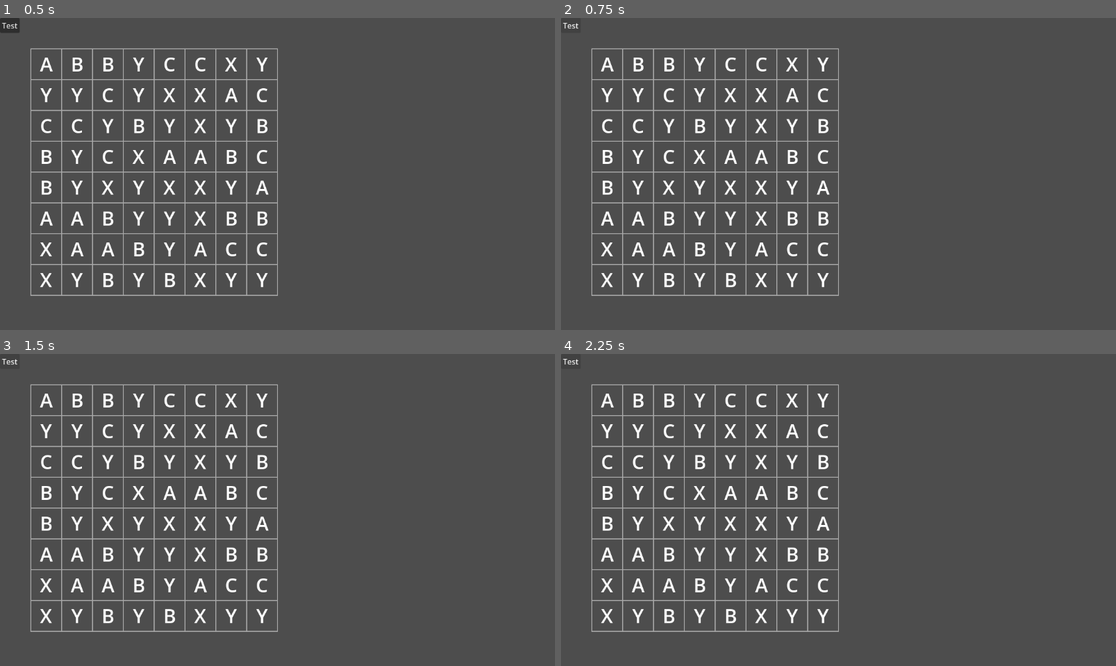
Above: before the commit, frames 1-4 (two rows, left to right).
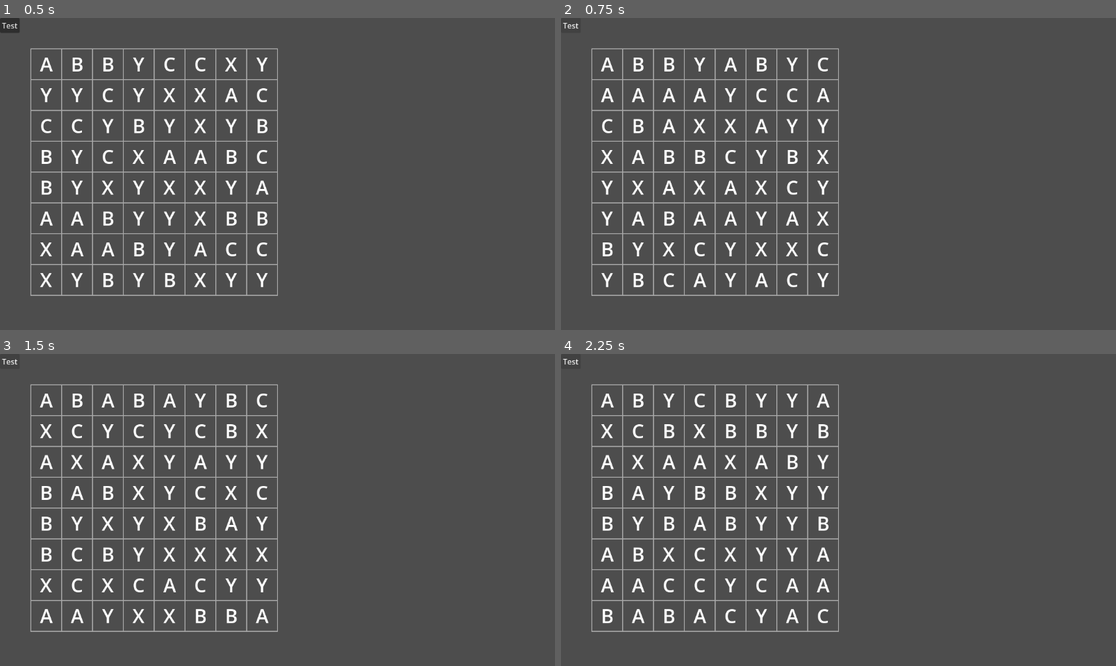
Above: after the commit, the same moments.

Repository: fehudma/godot_projects
Game: Godot game, scene res://Scenes/game.tscn
The game is run twice, just before and just after one commit, with the same random seed, the same clock (stepped at 60 frames per second) and the same inputs.
Inputs:
- Up to frame 1 (0.5 s): no input
- Up to frame 2 (0.75 s): click "Test" at 0.5 s
- Up to frame 3 (1.5 s): click "Test" at 1.25 s
- Up to frame 4 (2.25 s): click "Test" at 2 s

Frame 1 is identical in both runs. In frame 2, 3.0% of the frame differs, in the area x 7-49%, y 12-87%; in frame 3, 2.9%; in frame 4, 3.1%.

Commit message:
Added a simple reshuffle

Diff:
--- a/Scenes/board.gd
+++ b/Scenes/board.gd
@@ -417,6 +417,15 @@
 					return true
 
 	return false
+
+
+#
+#do a simple reshuffle (if dead board, for example)
+func reshuffle_board() -> void:
+	for column: int in range(COLUMNS):
+		for row: int in range(ROWS):
+			var piece: Piece = grid[column][row]
+			piece.set_letter(get_random_letter())
 #==========================OTHER FUNCTIONS
 #“Where should the center of cell (column, row) be?”
 func _draw() -> void:
@@ -542,4 +551,5 @@
 
 
 func _on_test_button_pressed() -> void:
-	collapse_column(0)
+	#collapse_column(0)
+	reshuffle_board()
